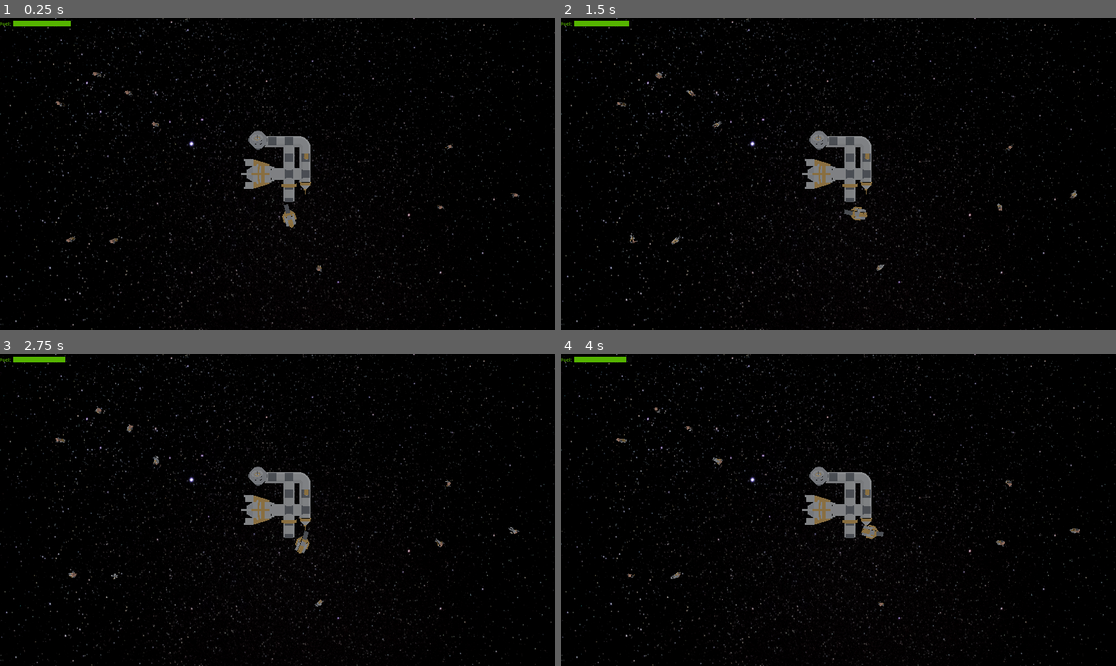
Above: before the commit, frames 1-4 (two rows, left to right).
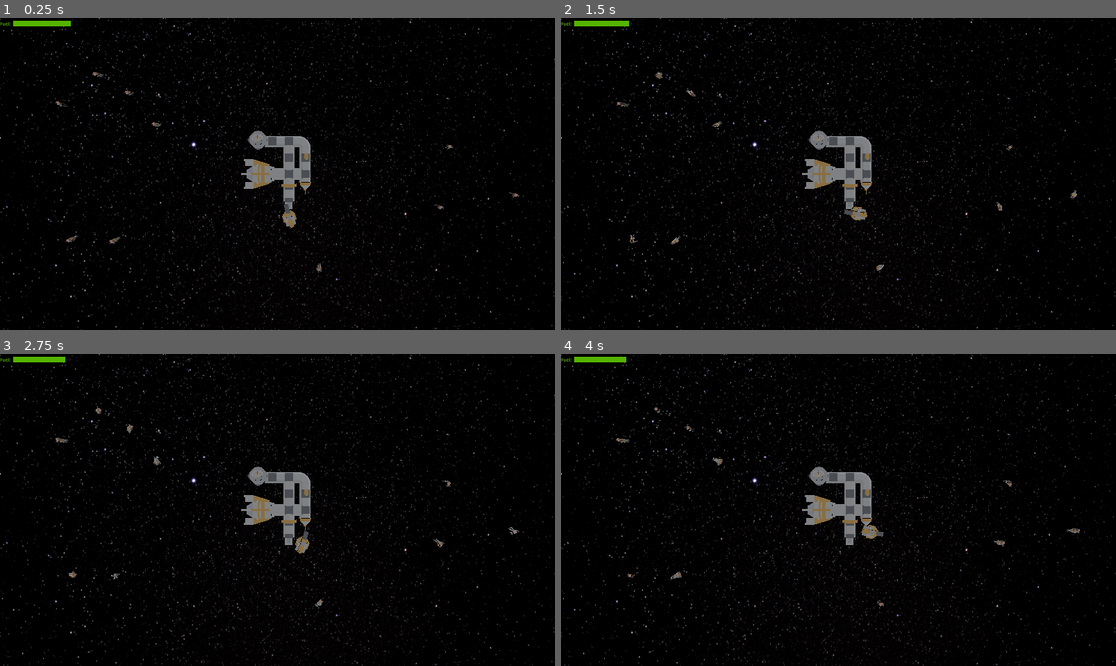
Above: after the commit, the same moments.

Repository: SiJiL82/limited-space
Game: Godot game, scene res://assets/Scenes/world.tscn
Two runs of this game, one before a commit and one after it. Both use one fixed random seed, a clock stepped at 60 frames per second and the inputs below.
Inputs (mouse positions are in pixels of both pictures, inside the frame that each line leads up to):
- Up to frame 1 (0.25 s): no input
- Up to frame 2 (1.5 s): move the mouse to (960, 158) at 0.52 s; hold Space (thruster) 0.53-1.28 s; move the mouse to (727, 189) at 1.27 s
- Up to frame 3 (2.75 s): move the mouse to (333, 441) at 2.02 s; hold Space (thruster) from 2.03 s (still down)
- Up to frame 4 (4 s): move the mouse to (810, 572) at 2.77 s; move the mouse to (1005, 556) at 3.52 s; release Space (thruster) at 3.53 s

The runs differ from the first frame. In frame 1, 4.4% of the frame differs, in the area x 0-100%, y 0-100%; in frame 2, 4.4%; in frame 3, 4.4%; in frame 4, 4.4%.

Commit message:
Lower space plane

Diff:
--- a/assets/Scenes/world.tscn
+++ b/assets/Scenes/world.tscn
@@ -58,7 +58,7 @@
 fuel = NodePath("../../../../../Player/Fuel")
 
 [node name="Space" type="Sprite3D" parent="."]
-transform = Transform3D(10, 0, 0, 0, -4.37114e-07, 10, 0, -10, -4.37114e-07, -1.173, -1, -3.923)
+transform = Transform3D(10, 0, 0, 0, -4.37114e-07, 10, 0, -10, -4.37114e-07, -1.173, -5, -3.923)
 texture = ExtResource("3_gxbaj")
 
 [node name="Camera3D" type="Camera3D" parent="."]
